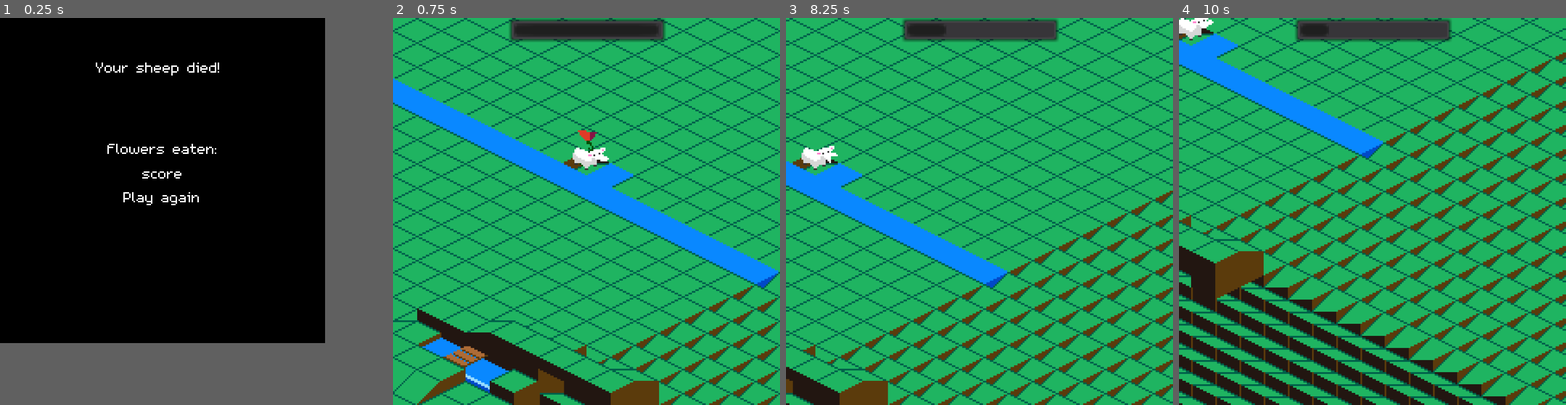
Above: before the commit, frames 1-4 (left to right).
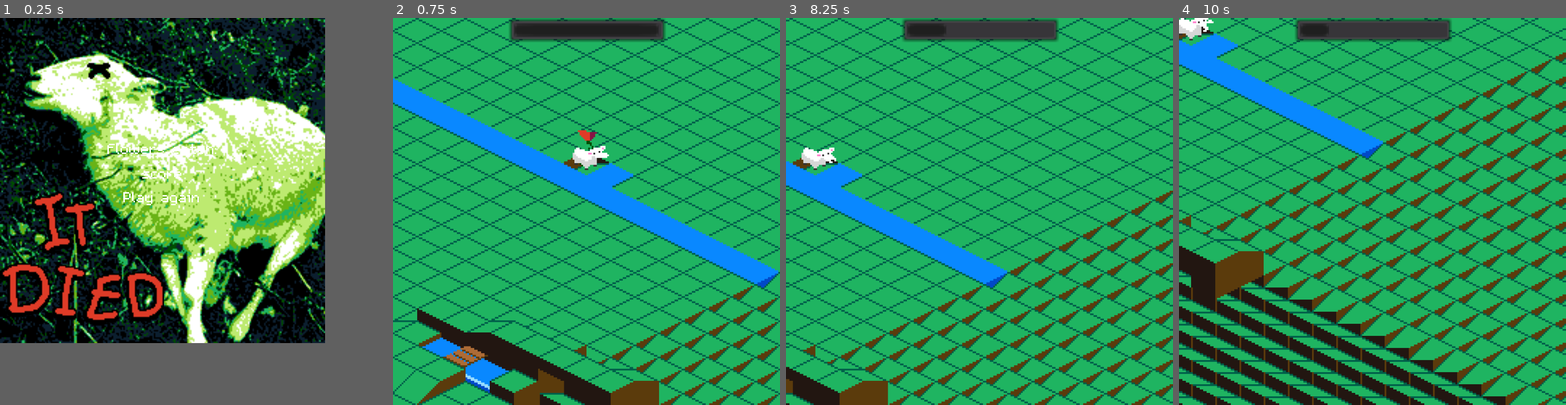
Above: after the commit, the same moments.

Repository: JuggleRob/LD46
Game: Godot game, scene res://src/Screens/EndScreen.tscn
Same seed, same stepped clock (60 frames per second), same inputs: the game is played once before the commit and once after it. This scene is started directly instead of the project's main scene.
Inputs:
- Up to frame 1 (0.25 s): no input
- Up to frame 2 (0.75 s): click "Play again" at 0.5 s
- Up to frame 3 (8.25 s): hold Right (ui_right) 1.28-2.03 s; hold Down (ui_down) 2.03-2.78 s; hold Right (ui_right) 2.78-3.53 s; hold Up (ui_up) 3.53-4.28 s; hold Left (ui_left) 4.28-5.78 s; hold Down (ui_down) 5.78-6.53 s; hold Right (ui_right) 6.53-7.28 s; hold Up (ui_up) 7.28-8.03 s; hold Right (ui_right) from 8.03 s (still down)
- Up to frame 4 (10 s): release Right (ui_right) at 8.78 s; hold Down (ui_down) 8.78-9.53 s; hold Left (ui_left) from 9.53 s (still down)

The runs differ from the first frame. In frame 1, 51% of the frame differs, in the area x 0-84%, y 0-84%; in frame 2, 0.1%; in frame 3, less than 0.1%; in frame 4, less than 0.1%.

Commit message:
killscreen mooier met plaatje en animaties

Diff:
--- a/src/Actors/Sheep.tscn
+++ b/src/Actors/Sheep.tscn
@@ -14,8 +14,7 @@
 "speed": 5.0
 } ]
 
-[sub_resource type="Animation" id=1]
-resource_name = "down"
+[sub_resource type="Animation" id=2]
 length = 0.533
 tracks/0/type = "value"
 tracks/0/path = NodePath("AnimationPlayer/sprite:position")
@@ -30,8 +29,7 @@
 "values": [ Vector2( 0, 0 ), Vector2( 0, 7 ) ]
 }
 
-[sub_resource type="Animation" id=2]
-resource_name = "up"
+[sub_resource type="Animation" id=3]
 length = 0.533
 tracks/0/type = "value"
 tracks/0/path = NodePath("AnimationPlayer/sprite:position")
@@ -46,245 +44,245 @@
 "values": [ Vector2( 0, 0 ), Vector2( 0, -7 ) ]
 }
 
-[sub_resource type="AtlasTexture" id=3]
-atlas = ExtResource( 3 )
-region = Rect2( 0, 0, 35, 32 )
-
 [sub_resource type="AtlasTexture" id=4]
 atlas = ExtResource( 3 )
-region = Rect2( 35, 0, 35, 32 )
+region = Rect2( 0, 0, 35, 32 )
 
 [sub_resource type="AtlasTexture" id=5]
 atlas = ExtResource( 3 )
-region = Rect2( 70, 0, 35, 32 )
+region = Rect2( 35, 0, 35, 32 )
 
 [sub_resource type="AtlasTexture" id=6]
 atlas = ExtResource( 3 )
-region = Rect2( 105, 0, 35, 32 )
+region = Rect2( 70, 0, 35, 32 )
 
 [sub_resource type="AtlasTexture" id=7]
 atlas = ExtResource( 3 )
-region = Rect2( 140, 0, 35, 32 )
+region = Rect2( 105, 0, 35, 32 )
 
 [sub_resource type="AtlasTexture" id=8]
 atlas = ExtResource( 3 )
-region = Rect2( 175, 0, 35, 32 )
+region = Rect2( 140, 0, 35, 32 )
 
 [sub_resource type="AtlasTexture" id=9]
 atlas = ExtResource( 3 )
-region = Rect2( 210, 0, 35, 32 )
+region = Rect2( 175, 0, 35, 32 )
 
 [sub_resource type="AtlasTexture" id=10]
 atlas = ExtResource( 3 )
-region = Rect2( 245, 0, 35, 32 )
+region = Rect2( 210, 0, 35, 32 )
 
 [sub_resource type="AtlasTexture" id=11]
 atlas = ExtResource( 3 )
-region = Rect2( 280, 0, 35, 32 )
+region = Rect2( 245, 0, 35, 32 )
 
 [sub_resource type="AtlasTexture" id=12]
 atlas = ExtResource( 3 )
+region = Rect2( 280, 0, 35, 32 )
+
+[sub_resource type="AtlasTexture" id=13]
+atlas = ExtResource( 3 )
 region = Rect2( 315, 0, 35, 32 )
 
-[sub_resource type="AtlasTexture" id=13]
+[sub_resource type="AtlasTexture" id=14]
 atlas = ExtResource( 3 )
 region = Rect2( 350, 0, 35, 32 )
 
-[sub_resource type="AtlasTexture" id=14]
+[sub_resource type="AtlasTexture" id=15]
 atlas = ExtResource( 3 )
 region = Rect2( 385, 0, 35, 32 )
 
-[sub_resource type="AtlasTexture" id=15]
+[sub_resource type="AtlasTexture" id=16]
 atlas = ExtResource( 3 )
 region = Rect2( 420, 0, 35, 32 )
 
-[sub_resource type="AtlasTexture" id=16]
+[sub_resource type="AtlasTexture" id=17]
 atlas = ExtResource( 3 )
 region = Rect2( 455, 0, 35, 32 )
 
-[sub_resource type="AtlasTexture" id=17]
+[sub_resource type="AtlasTexture" id=18]
 atlas = ExtResource( 3 )
 region = Rect2( 490, 0, 35, 32 )
 
-[sub_resource type="AtlasTexture" id=18]
+[sub_resource type="AtlasTexture" id=19]
 atlas = ExtResource( 3 )
 region = Rect2( 525, 0, 35, 32 )
 
-[sub_resource type="AtlasTexture" id=19]
-atlas = ExtResource( 5 )
-region = Rect2( 0, 0, 35, 32 )
-
 [sub_resource type="AtlasTexture" id=20]
 atlas = ExtResource( 5 )
-region = Rect2( 35, 0, 35, 32 )
+region = Rect2( 0, 0, 35, 32 )
 
 [sub_resource type="AtlasTexture" id=21]
 atlas = ExtResource( 5 )
-region = Rect2( 70, 0, 35, 32 )
+region = Rect2( 35, 0, 35, 32 )
 
 [sub_resource type="AtlasTexture" id=22]
 atlas = ExtResource( 5 )
-region = Rect2( 105, 0, 35, 32 )
+region = Rect2( 70, 0, 35, 32 )
 
 [sub_resource type="AtlasTexture" id=23]
 atlas = ExtResource( 5 )
-region = Rect2( 140, 0, 35, 32 )
+region = Rect2( 105, 0, 35, 32 )
 
 [sub_resource type="AtlasTexture" id=24]
 atlas = ExtResource( 5 )
-region = Rect2( 175, 0, 35, 32 )
+region = Rect2( 140, 0, 35, 32 )
 
 [sub_resource type="AtlasTexture" id=25]
 atlas = ExtResource( 5 )
-region = Rect2( 210, 0, 35, 32 )
+region = Rect2( 175, 0, 35, 32 )
 
 [sub_resource type="AtlasTexture" id=26]
 atlas = ExtResource( 5 )
-region = Rect2( 245, 0, 35, 32 )
+region = Rect2( 210, 0, 35, 32 )
 
 [sub_resource type="AtlasTexture" id=27]
 atlas = ExtResource( 5 )
-region = Rect2( 280, 0, 35, 32 )
+region = Rect2( 245, 0, 35, 32 )
 
 [sub_resource type="AtlasTexture" id=28]
-atlas = ExtResource( 1 )
-region = Rect2( 0, 0, 35, 32 )
+atlas = ExtResource( 5 )
+region = Rect2( 280, 0, 35, 32 )
 
 [sub_resource type="AtlasTexture" id=29]
 atlas = ExtResource( 1 )
-region = Rect2( 35, 0, 35, 32 )
+region = Rect2( 0, 0, 35, 32 )
 
 [sub_resource type="AtlasTexture" id=30]
 atlas = ExtResource( 1 )
-region = Rect2( 70, 0, 35, 32 )
+region = Rect2( 35, 0, 35, 32 )
 
 [sub_resource type="AtlasTexture" id=31]
 atlas = ExtResource( 1 )
-region = Rect2( 105, 0, 35, 32 )
+region = Rect2( 70, 0, 35, 32 )
 
 [sub_resource type="AtlasTexture" id=32]
 atlas = ExtResource( 1 )
-region = Rect2( 140, 0, 35, 32 )
+region = Rect2( 105, 0, 35, 32 )
 
 [sub_resource type="AtlasTexture" id=33]
 atlas = ExtResource( 1 )
-region = Rect2( 175, 0, 35, 32 )
+region = Rect2( 140, 0, 35, 32 )
 
 [sub_resource type="AtlasTexture" id=34]
 atlas = ExtResource( 1 )
-region = Rect2( 210, 0, 35, 32 )
+region = Rect2( 175, 0, 35, 32 )
 
 [sub_resource type="AtlasTexture" id=35]
 atlas = ExtResource( 1 )
-region = Rect2( 245, 0, 35, 32 )
+region = Rect2( 210, 0, 35, 32 )
 
 [sub_resource type="AtlasTexture" id=36]
 atlas = ExtResource( 1 )
-region = Rect2( 280, 0, 35, 32 )
+region = Rect2( 245, 0, 35, 32 )
 
 [sub_resource type="AtlasTexture" id=37]
-atlas = ExtResource( 4 )
-region = Rect2( 0, 0, 35, 32 )
+atlas = ExtResource( 1 )
+region = Rect2( 280, 0, 35, 32 )
 
 [sub_resource type="AtlasTexture" id=38]
 atlas = ExtResource( 4 )
-region = Rect2( 35, 0, 35, 32 )
+region = Rect2( 0, 0, 35, 32 )
 
 [sub_resource type="AtlasTexture" id=39]
 atlas = ExtResource( 4 )
-region = Rect2( 70, 0, 35, 32 )
+region = Rect2( 35, 0, 35, 32 )
 
 [sub_resource type="AtlasTexture" id=40]
 atlas = ExtResource( 4 )
-region = Rect2( 105, 0, 35, 32 )
+region = Rect2( 70, 0, 35, 32 )
 
 [sub_resource type="AtlasTexture" id=41]
 atlas = ExtResource( 4 )
-region = Rect2( 140, 0, 35, 32 )
+region = Rect2( 105, 0, 35, 32 )
 
 [sub_resource type="AtlasTexture" id=42]
 atlas = ExtResource( 4 )
-region = Rect2( 175, 0, 35, 32 )
+region = Rect2( 140, 0, 35, 32 )
 
 [sub_resource type="AtlasTexture" id=43]
 atlas = ExtResource( 4 )
-region = Rect2( 210, 0, 35, 32 )
+region = Rect2( 175, 0, 35, 32 )
 
 [sub_resource type="AtlasTexture" id=44]
 atlas = ExtResource( 4 )
-region = Rect2( 245, 0, 35, 32 )
+region = Rect2( 210, 0, 35, 32 )
 
 [sub_resource type="AtlasTexture" id=45]
 atlas = ExtResource( 4 )
-region = Rect2( 280, 0, 35, 32 )
+region = Rect2( 245, 0, 35, 32 )
 
 [sub_resource type="AtlasTexture" id=46]
 atlas = ExtResource( 4 )
+region = Rect2( 280, 0, 35, 32 )
+
+[sub_resource type="AtlasTexture" id=47]
+atlas = ExtResource( 4 )
 region = Rect2( 315, 0, 35, 32 )
 
-[sub_resource type="AtlasTexture" id=47]
+[sub_resource type="AtlasTexture" id=48]
 atlas = ExtResource( 4 )
 region = Rect2( 350, 0, 35, 32 )
 
-[sub_resource type="AtlasTexture" id=48]
+[sub_resource type="AtlasTexture" id=49]
 atlas = ExtResource( 4 )
 region = Rect2( 385, 0, 35, 32 )
 
-[sub_resource type="AtlasTexture" id=49]
+[sub_resource type="AtlasTexture" id=50]
 atlas = ExtResource( 4 )
 region = Rect2( 420, 0, 35, 32 )
 
-[sub_resource type="AtlasTexture" id=50]
+[sub_resource type="AtlasTexture" id=51]
 atlas = ExtResource( 4 )
 region = Rect2( 455, 0, 35, 32 )
 
-[sub_resource type="AtlasTexture" id=51]
+[sub_resource type="AtlasTexture" id=52]
 atlas = ExtResource( 4 )
 region = Rect2( 490, 0, 35, 32 )
 
-[sub_resource type="AtlasTexture" id=52]
+[sub_resource type="AtlasTexture" id=53]
 atlas = ExtResource( 4 )
 region = Rect2( 525, 0, 35, 32 )
 
-[sub_resource type="AtlasTexture" id=53]
+[sub_resource type="AtlasTexture" id=54]
 atlas = ExtResource( 4 )
 region = Rect2( 560, 0, 35, 32 )
 
-[sub_resource type="SpriteFrames" id=54]
+[sub_resource type="SpriteFrames" id=55]
 animations = [ {
-"frames": [ SubResource( 3 ), SubResource( 4 ), SubResource( 5 ), SubResource( 6 ), SubResource( 7 ), SubResource( 8 ), SubResource( 9 ), SubResource( 10 ), SubResource( 11 ), SubResource( 12 ), SubResource( 13 ), SubResource( 14 ), SubResource( 15 ), SubResource( 16 ), SubResource( 17 ), SubResource( 18 ) ],
+"frames": [ SubResource( 4 ), SubResource( 5 ), SubResource( 6 ), SubResource( 7 ), SubResource( 8 ), SubResource( 9 ), SubResource( 10 ), SubResource( 11 ), SubResource( 12 ), SubResource( 13 ), SubResource( 14 ), SubResource( 15 ), SubResource( 16 ), SubResource( 17 ), SubResource( 18 ), SubResource( 19 ) ],
 "loop": true,
 "name": "idle",
 "speed": 11.0
 }, {
-"frames": [ SubResource( 19 ), SubResource( 20 ), SubResource( 21 ), SubResource( 22 ), SubResource( 23 ), SubResource( 24 ), SubResource( 25 ), SubResource( 26 ), SubResource( 27 ) ],
+"frames": [ SubResource( 20 ), SubResource( 21 ), SubResource( 22 ), SubResource( 23 ), SubResource( 24 ), SubResource( 25 ), SubResource( 26 ), SubResource( 27 ), SubResource( 28 ) ],
 "loop": true,
 "name": "jump_ne",
 "speed": 15.0
 }, {
-"frames": [ SubResource( 28 ), SubResource( 29 ), SubResource( 30 ), SubResource( 31 ), SubResource( 32 ), SubResource( 33 ), SubResource( 34 ), SubResource( 35 ), SubResource( 36 ) ],
+"frames": [ SubResource( 29 ), SubResource( 30 ), SubResource( 31 ), SubResource( 32 ), SubResource( 33 ), SubResource( 34 ), SubResource( 35 ), SubResource( 36 ), SubResource( 37 ) ],
 "loop": true,
 "name": "jump_se",
 "speed": 15.0
 }, {
-"frames": [ SubResource( 37 ), SubResource( 38 ), SubResource( 39 ), SubResource( 40 ), SubResource( 41 ), SubResource( 42 ), SubResource( 43 ), SubResource( 44 ), SubResource( 45 ), SubResource( 46 ), SubResource( 47 ), SubResource( 48 ), SubResource( 49 ), SubResource( 50 ), SubResource( 51 ), SubResource( 52 ), SubResource( 53 ) ],
+"frames": [ SubResource( 38 ), SubResource( 39 ), SubResource( 40 ), SubResource( 41 ), SubResource( 42 ), SubResource( 43 ), SubResource( 44 ), SubResource( 45 ), SubResource( 46 ), SubResource( 47 ), SubResource( 48 ), SubResource( 49 ), SubResource( 50 ), SubResource( 51 ), SubResource( 52 ), SubResource( 53 ), SubResource( 54 ) ],
 "loop": true,
 "name": "death",
 "speed": 15.0
 } ]
 
 [node name="Schaap" type="AnimatedSprite"]
-frames = SubResource( 55 )
+frames = SubResource( 1 )
 script = ExtResource( 2 )
 
 [node name="AnimationPlayer" type="AnimationPlayer" parent="."]
-anims/down = SubResource( 1 )
-anims/up = SubResource( 2 )
+anims/down = SubResource( 2 )
+anims/up = SubResource( 3 )
 
 [node name="sprite" type="AnimatedSprite" parent="AnimationPlayer"]
 position = Vector2( 10, -7 )
-frames = SubResource( 54 )
+frames = SubResource( 55 )
 animation = "idle"
-frame = 12
+frame = 11
 playing = true
 [connection signal="animation_finished" from="AnimationPlayer/sprite" to="." method="jump_ends"]
--- a/src/Screens/EndScreen.tscn
+++ b/src/Screens/EndScreen.tscn
@@ -1,7 +1,40 @@
-[gd_scene load_steps=3 format=2]
+[gd_scene load_steps=7 format=2]
 
 [ext_resource path="res://assets/font/theme.tres" type="Theme" id=1]
 [ext_resource path="res://src/UI/play_button.tscn" type="PackedScene" id=2]
+[ext_resource path="res://assets/dead sheep.png" type="Texture" id=3]
+[ext_resource path="res://assets/it_died.png" type="Texture" id=4]
+
+[sub_resource type="Animation" id=1]
+resource_name = "drop"
+length = 0.8
+tracks/0/type = "value"
+tracks/0/path = NodePath("it_died:rect_position")
+tracks/0/interp = 1
+tracks/0/loop_wrap = true
+tracks/0/imported = false
+tracks/0/enabled = true
+tracks/0/keys = {
+"times": PoolRealArray( 0, 0.8 ),
+"transitions": PoolRealArray( 0.307786, 1 ),
+"update": 0,
+"values": [ Vector2( 0, -93.364 ), Vector2( 0, 120 ) ]
+}
+
+[sub_resource type="Animation" id=2]
+resource_name = "fade_in"
+tracks/0/type = "value"
+tracks/0/path = NodePath("it_died:modulate")
+tracks/0/interp = 1
+tracks/0/loop_wrap = true
+tracks/0/imported = false
+tracks/0/enabled = false
+tracks/0/keys = {
+"times": PoolRealArray( 0, 1 ),
+"transitions": PoolRealArray( 1, 1 ),
+"update": 0,
+"values": [ Color( 1, 1, 1, 0 ), Color( 1, 1, 1, 1 ) ]
+}
 
 [node name="EndScreen" type="Control"]
 anchor_right = 1.0
@@ -11,24 +44,21 @@
 "_edit_use_anchors_": false
 }
 
-[node name="background" type="ColorRect" parent="."]
-anchor_right = 1.0
-anchor_bottom = 1.0
-color = Color( 0, 0, 0, 1 )
+[node name="background" type="TextureRect" parent="."]
+margin_right = 40.0
+margin_bottom = 40.0
+texture = ExtResource( 3 )
 __meta__ = {
 "_edit_use_anchors_": false
 }
 
-[node name="message" type="Label" parent="."]
-anchor_left = 0.5
-anchor_right = 0.5
-margin_left = -45.9738
-margin_top = 27.3684
-margin_right = 61.0262
-margin_bottom = 41.3684
-size_flags_horizontal = 3
-size_flags_vertical = 6
-text = "Your sheep died!"
+[node name="it_died" type="TextureRect" parent="."]
+anchor_top = 1.0
+anchor_bottom = 1.0
+margin_top = -104.0
+margin_right = 113.0
+margin_bottom = -12.9999
+texture = ExtResource( 4 )
 __meta__ = {
 "_edit_use_anchors_": false
 }
@@ -62,3 +92,7 @@
 align = 1
 
 [node name="play_button" parent="stats" instance=ExtResource( 2 )]
+
+[node name="AnimationPlayer" type="AnimationPlayer" parent="."]
+anims/drop = SubResource( 1 )
+anims/fade_in = SubResource( 2 )
Not shown, added: assets/dead sheep.png.import
Not shown, added: assets/it_died.png.import
Not shown: 1 places in src/Actors/Sheep.tscn that only renumber resources
